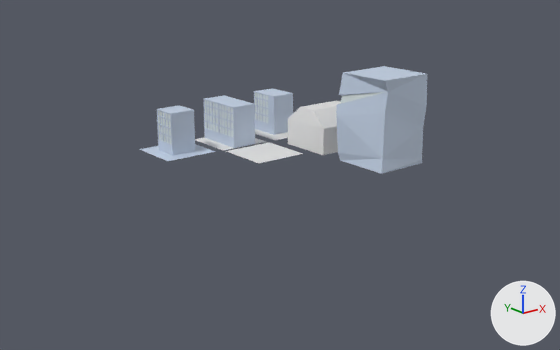
A saved change to the COLLADA model assets/dae/corridor_limat_assets_001.dae.
Before and after are seen from a 50 mm lens placed at (-14.9, -24.7, 7.6), pointed at (0.1, -5.9, 0.1). Lighting does not change. The marker at lower right points along +X, +Y and +Z. Where no turn or scale is listed for an object, it has been applied to the vertices.

In view in the first picture: 'Floor', 'building_edge', 'double_building', 'fancy building', 'lone_building', 'villa'.
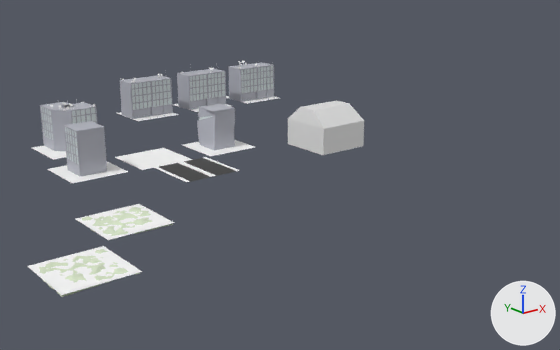
Diff of the bpy script that builds the scene:
```diff
--- a/assets/dae/corridor_limat_assets_001.dae.py
+++ b/assets/dae/corridor_limat_assets_001.dae.py
@@ mat_outside1 @@
 mat_outside1 = principled_material('outside1')
-mat_outside1.base_color = (0.556, 0.651, 0.8)  # white #c5d3e7
+mat_outside1.base_color = (0.458, 0.469, 0.531)  # light grey #b4b6c1
@@ me_plane_013 @@
+me_plane_013.from_pydata([(-0.99, -1.0, 0.0), (1.01, -1.0, 0.0), (-0.99, 1.0, 0.0), (1.01, 1.0, 0.0)], [], [(1, 2, 0), (1, 3, 2)])
+me_plane_013.materials.append(mat_white_001)  # white #ffffff
@@ ob_building_edge @@
-ob_building_edge = bpy.data.objects.new('building_edge', me_plane_012)
@@ ob_double_building @@
-ob_double_building = bpy.data.objects.new('double_building', me_plane_011)
@@ ob_lone_building @@
 ob_lone_building = bpy.data.objects.new('lone_building', me_plane_004)
-ob_lone_building.location = (-0.75, -1.02, 0.0)
+ob_lone_building.location = (-4.39, -1.29, 0.0)
@@ ob_fancy_building @@
-ob_fancy_building = bpy.data.objects.new('fancy building', me_plane_001)
@@ ob_floor @@
-ob_floor = bpy.data.objects.new('Floor', me_plane_010)
@@ ob_fake_floor @@
+ob_fake_floor = bpy.data.objects.new('fake_floor', me_plane_013)
+ob_fake_floor.location = (-1.94, -1.39, 0.0)
@@ ob_double_building_a @@
+ob_double_building_a = bpy.data.objects.new('double_building_a', me_plane_014)  # 1914 vertices, 3694 faces; spans x -1.0..1.0, y -0.99..1.01, z 0.0..1.9; in mat_outside1 (light grey #b4b6c1), mat_inside1_003 (white #dce6e7), mat_white_002 (white #ffffff)
+ob_double_building_a.location = (1.4, 4.93, 0.0)
@@ ob_junction_building @@
+ob_junction_building = bpy.data.objects.new('junction_building', me_plane_016)  # 1410 vertices, 2722 faces; spans x -0.99..1.01, y -0.99..1.04, z 0.0..1.89; in mat_outside1 (light grey #b4b6c1), mat_inside1_002 (white #dce6e7), mat_white_004 (white #ffffff)
+ob_junction_building.location = (-3.76, 1.66, 0.0)
@@ ob_fancy_building_1 @@
+ob_fancy_building_1 = bpy.data.objects.new('fancy_building', me_plane_018)  # 29 vertices, 46 faces; spans x -0.99..1.01, y -1.0..1.0, z 0.0..1.45; in mat_white_005 (white #ffffff), mat_outside1 (light grey #b4b6c1), mat_inside1 (white #dce6e7)
+ob_fancy_building_1.location = (0.78, -1.44, 0.0)
@@ ob_road @@
+ob_road = bpy.data.objects.new('road', me_plane_021)  # 20 vertices, 18 faces; spans x -1.02..0.98, y -1.0..1.0, z 0.0..0.01; in mat_white_008 (white #ffffff), mat_black (black #373737)
+ob_road.location = (-1.93, -4.19, 0.28)
@@ ob_green_area_2 @@
+ob_green_area_2 = bpy.data.objects.new('green_area_2', me_plane_032)  # 294 vertices, 514 faces; spans x -0.99..7.21, y -1.0..7.96, z -0.1..0.09; in mat_white_001 (white #ffffff), mat_green_area (white #dae7cb)
+ob_green_area_2.location = (-5.68, -6.32, 0.0)
@@ ob_green_area_1 @@
+ob_green_area_1 = bpy.data.objects.new('green_area_1', me_plane_036)  # 294 vertices, 514 faces; spans x -1.0..7.94, y -7.19..1.01, z -0.1..0.08; in mat_white_001 (white #ffffff), mat_green_area (white #dae7cb)
+ob_green_area_1.location = (-7.9, -8.55, -0.03)
@@ ob_double_building_b @@
+ob_double_building_b = bpy.data.objects.new('double_building_b', me_plane_039)  # 1906 vertices, 3682 faces; spans x -1.0..1.0, y -0.99..1.01, z 0.0..1.9; in mat_outside1 (light grey #b4b6c1), mat_inside1_003 (white #dce6e7), mat_white_002 (white #ffffff)
+ob_double_building_b.location = (4.25, 4.91, 0.0)
@@ ob_double_building_c @@
+ob_double_building_c = bpy.data.objects.new('double_building_c', me_plane_040)  # 1922 vertices, 3714 faces; spans x -1.0..1.0, y -0.99..1.01, z 0.0..1.9; in mat_outside1 (light grey #b4b6c1), mat_inside1_003 (white #dce6e7), mat_white_002 (white #ffffff)
+ob_double_building_c.location = (7.07, 4.91, 0.0)
```

Pixel boxes [x1, y1, x2, y2] of what changed, in the pictures (560 x 350 px):
'fancy building', deleted: before [336, 66, 427, 174]
'lone_building', recoloured, moved: before [140, 105, 215, 161]; after [48, 121, 128, 183]
'green_area_1', added: after [27, 246, 142, 297]
'double_building', deleted: before [195, 96, 266, 150]
'double_building_a', added: after [117, 73, 179, 121]
'fancy_building', added: after [183, 104, 254, 156]
'green_area_2', added: after [76, 204, 174, 240]
'junction_building', added: after [32, 100, 97, 160]
'double_building_b', added: after [172, 67, 231, 112]
'building_edge', deleted: before [254, 88, 293, 140]
'double_building_c', added: after [226, 61, 278, 104]
'road', added: after [154, 157, 239, 182]
'fake_floor', added: after [115, 148, 193, 170]
'Floor', deleted: before [226, 142, 303, 163]
